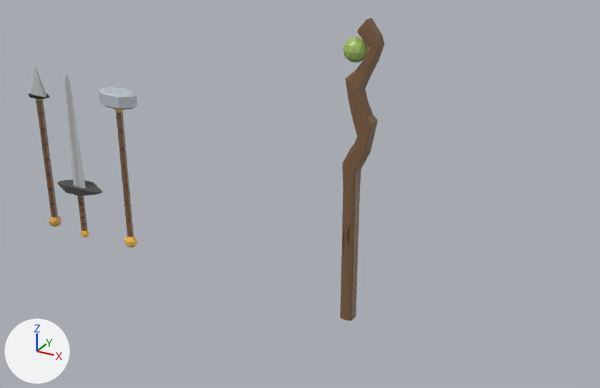
What one commit did to the FBX model ProjetoFase9Grupo/Assets/Personagens/PersonagensTestes/Armas/Armas.fbx.
Camera for both pictures: a 50 mm camera at (4.34, -9.32, 5.41) aimed at (-0.67, -0.21, 0.86). The axes (+X, +Y, +Z) are drawn at lower left. The lights are the same throughout. Where no turn or scale is listed for an object, it has been applied to the vertices. Vertices at the same position are counted once.
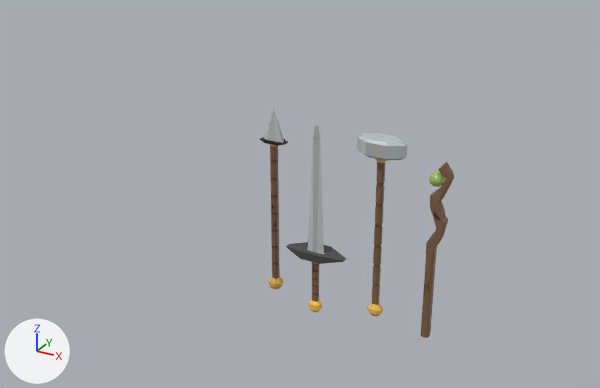
Location of each change, [x1, y1, x2, y2] in pixels of the pictures (600 x 388 px):
'Cube.002', deleted (brown): before [340, 18, 385, 321]
'Cube', reshaped, moved: before [57, 75, 103, 237]; after [286, 125, 346, 312]
'Cube.003', moved: before [99, 87, 138, 248]; after [357, 133, 408, 316]
'Cube.001', moved: before [28, 67, 61, 227]; after [260, 108, 288, 289]
'Cube.005', added (brown): after [420, 162, 454, 338]
part 1 of me_cube, rebuilt: before [77, 196, 89, 237]; after [308, 262, 322, 312]
part 2 of me_cube, rebuilt (30% wider, 35% taller): before [57, 180, 103, 196]; after [286, 242, 346, 264]
part 3 of me_cube, built on: before [65, 75, 86, 188]; after [307, 125, 325, 254]

Edits to the bpy script that builds the scene:
```text
Change me_cube:
    used by ob_cube; location = (-4.93, 0.0, 0.0)
    remove me_cube.from_pydata(...)  # 262 vertices, 242 faces; spans x -0.45..8.22, y -1.07..0.17, z -0.9..1.9
    add me_cube.from_pydata(...)  # 336 vertices, 299 faces; spans x -0.45..0.46, y -0.17..0.17, z -1.06..1.8
    me_cube part 1: the loose piece of 180 vertices spanning x -0.1..0.1, y -0.08..0.08, z -0.9..-0.06 is rebuilt with 180 vertices and now spans x -0.09..0.1, y -0.08..0.08, z -1.06..-0.16
    me_cube part 2: the loose piece of 32 vertices spanning x -0.45..0.45, y -0.17..0.17, z -0.06..0.06 is rebuilt with 32 vertices and now spans x -0.45..0.46, y -0.17..0.17, z -0.16..-0.04
    me_cube part 3: 1 vertex moved within x -0.05, y 0.0, z 1.72; 44 vertices removed from x -0.14..0.14, y -0.04..0.04, z -0.06..1.9; 120 vertices added at x -0.14..0.15, y -0.04..0.05, z -0.16..1.8
Add me_cube_005:
    me_cube_005.from_pydata(...)  # 276 vertices, 297 faces; spans x -0.09..0.22, y -0.1..0.1, z -0.6..1.96
    me_cube_005.materials.append(mat_material_001)  # picture img_imphenziapalette01_png
Change ob_cube_001:
    ob_cube_001.location: (-5.59, 0.0, 0.44) -> (-1.2, 0.0, 0.44)
Remove ob_cube_002:
    ob_cube_002 = bpy.data.objects.new('Cube.002', me_cube_002)
    ob_cube_002.location = (0.0, 0.0, 0.0)
Change ob_cube:
    ob_cube.location: (-4.93, 0.0, 0.0) -> (-0.54, 0.0, 0.0)
Change ob_cube_003:
    ob_cube_003.location: (-4.02, 0.1, 0.6) -> (0.37, 0.1, 0.6)
Add ob_cube_005:
    ob_cube_005 = bpy.data.objects.new('Cube.005', me_cube_005)
    ob_cube_005.location = (1.17, 0.0, -0.35)
```
